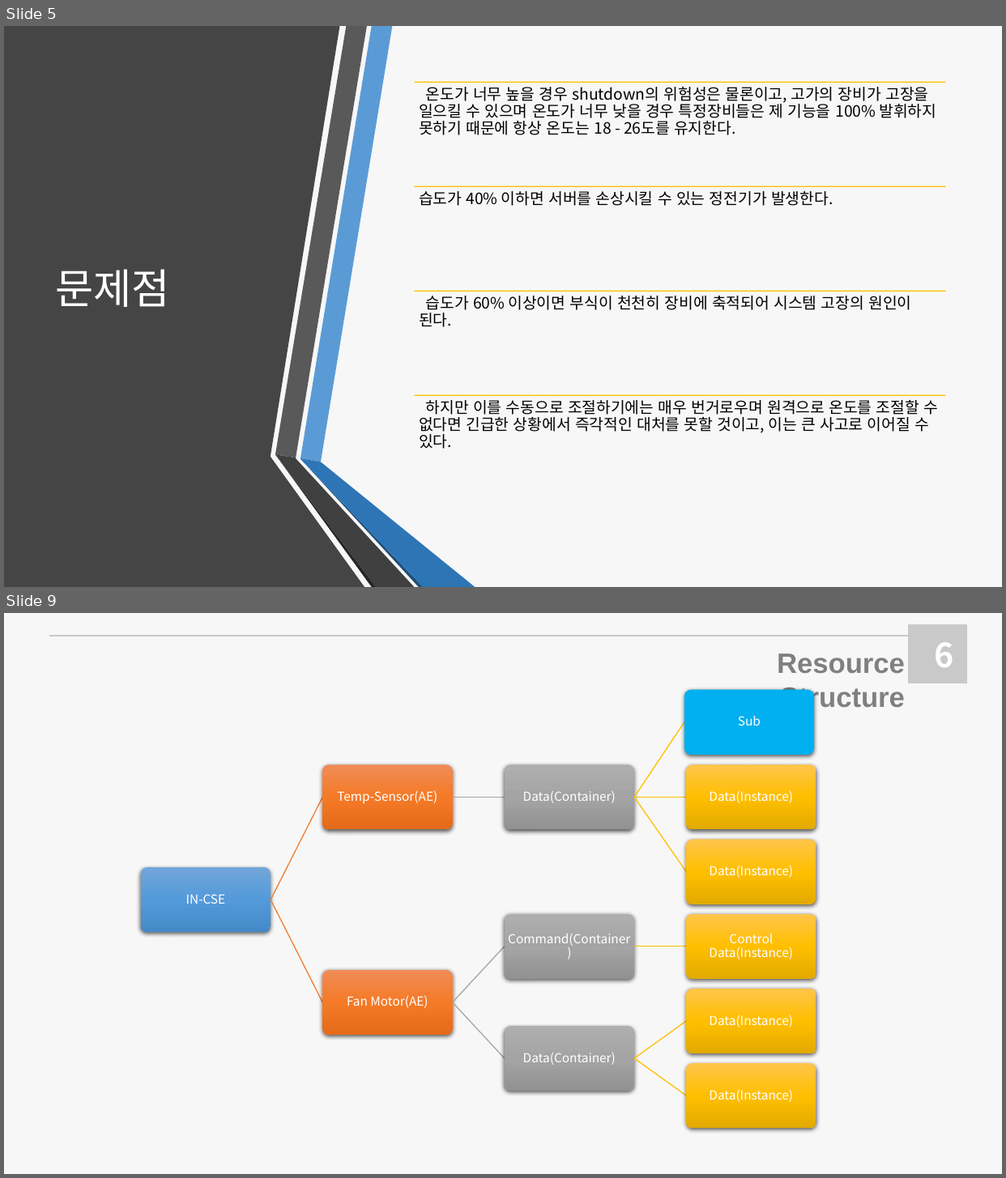
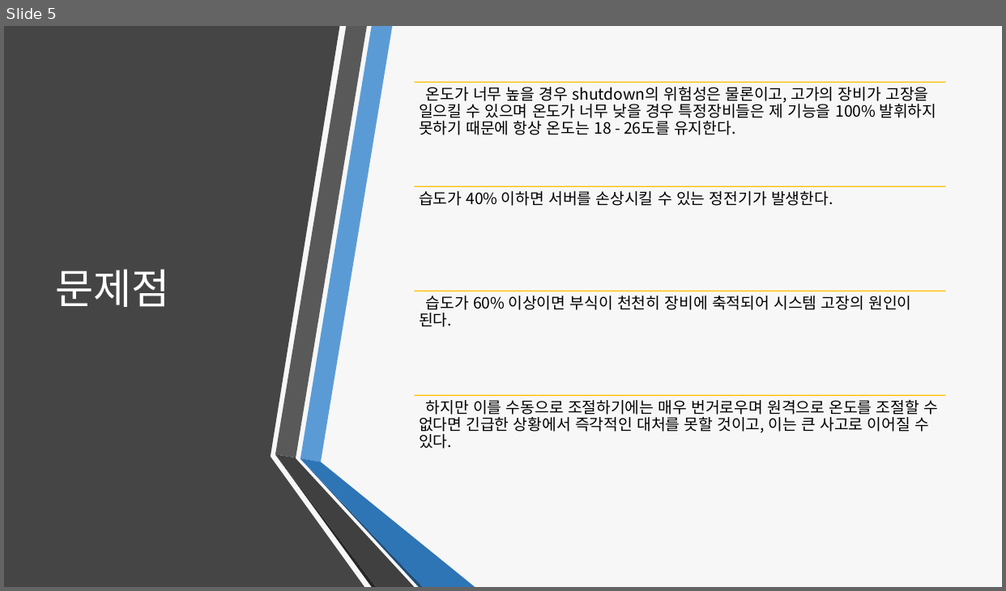
Before and after one commit to Sejong-OSA/Server-temperature-management-system, a slide deck: docs/서버실 온습도 조절 프로젝트.pptx. Shown one above the other, each under a label of ours: slides 5 and 9 before the commit, slide 5 after it; the slides between them are not shown. The pictures are 1006x1178 and 1006x591 pixels, drawn with LibreOffice and Linux fonts; fonts in the diff are those of the drawing. Boxes give left, top, right and bottom in pixels: in the first picture for what was removed or moved away, otherwise in the second. Text is boxed around its words. In the diff, an @@ line names an element or a change of style, - is before the commit and + after.

```diff
--- a/docs/서버실 온습도 조절 프로젝트.pptx
+++ b/docs/서버실 온습도 조절 프로젝트.pptx
@@ slide 9 removed at [4,613,1002,1174], background #F7F7F7 @@
@@ line removed from (49, 636) to (908, 636) @@
@@ rectangle removed at [908,624,967,683] @@
@@ text removed at [777,653,905,713] @@
-Resource Structure
@@ text removed at [934,642,953,667] @@
-6
@@ group removed at [141,690,816,1129]: 12 rounded rectangles, 12 texts, 11 freeform shapes @@
-IN-CSE
-Temp-Sensor(AE)
-Data(Container)
-Sub
-Data(Instance)
-Data(Instance)
-Fan Motor(AE)
-Command(Container)
-Control Data(Instance)
-Data(Container)
-Data(Instance)
-Data(Instance)
```
Also in this commit, not shown: 3 slides changed, 23 slides added, 3 other slides removed, 5 other files.
